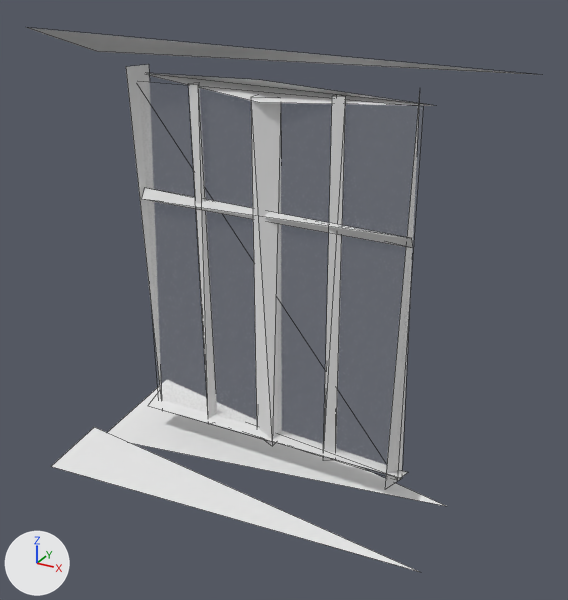
The glTF model assets/verse/everglade/lod/village.Window_Wide_Flat1.gltf: old version first, new version second.
Rendered twice from a camera (50 mm lens) standing at (1.24, -2.14, 2.74) and looking at (0.09, -0.05, 1.7). The axes (+X, +Y, +Z) are drawn at lower left. The lights are the same throughout. The first picture is the older version. Mesh edges are drawn as thin lines. Vertices at exactly the same position are counted once.

Objects in the first picture: 'Window_Wide_Flat1'.
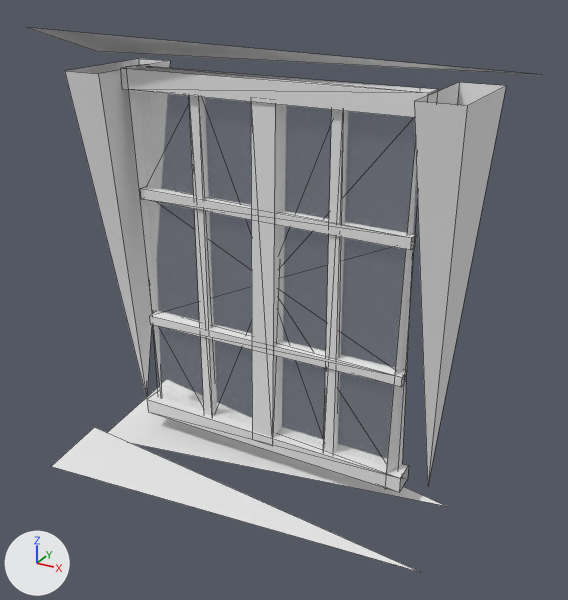
What the commit changed:
me_cube_153 is used by ob_window_wide_flat1; location (0.0, 0.0, 0.0).
me_cube_153 had 51 vertices, 35 faces and spanned x -0.8..0.8, y -0.42..0.27, z 0.99..2.52.
me_cube_153 now has 96 vertices, 83 faces and spans x -0.8..0.8, y -0.42..0.27, z 0.99..2.52.
me_cube_153 part 1: the loose piece of 4 vertices spanning x -0.53..0.53, y -0.04..0.04, z 2.33..2.4 is rebuilt with 8 vertices and now spans x -0.53..0.53, y -0.04..0.04, z 2.33..2.4.
Part 2, on me_cube_153:
12 vertices are removed from x -0.53..0.53, y -0.04..0.04, z 1.08..2.37.
26 faces are deleted.
53 vertices are added at x -0.67..0.67, y -0.15..0.23, z 1.08..2.39.
54 new faces join them, mat_mi_woodtrim (its picture is missing).
14 new faces join them, mat_mi_windowglass (white #e7e7e7).

Boxes (x1, y1, x2, y2) around the edits, measured in the pictures (568 x 600 px):
part 1 of me_cube_153, rebuilt (10% wider, 53% taller)
    before: (148, 73, 435, 106)
    after: (121, 67, 438, 118)
part 2 of me_cube_153, built on
    before: (138, 81, 424, 480)
    after: (65, 59, 506, 492)
